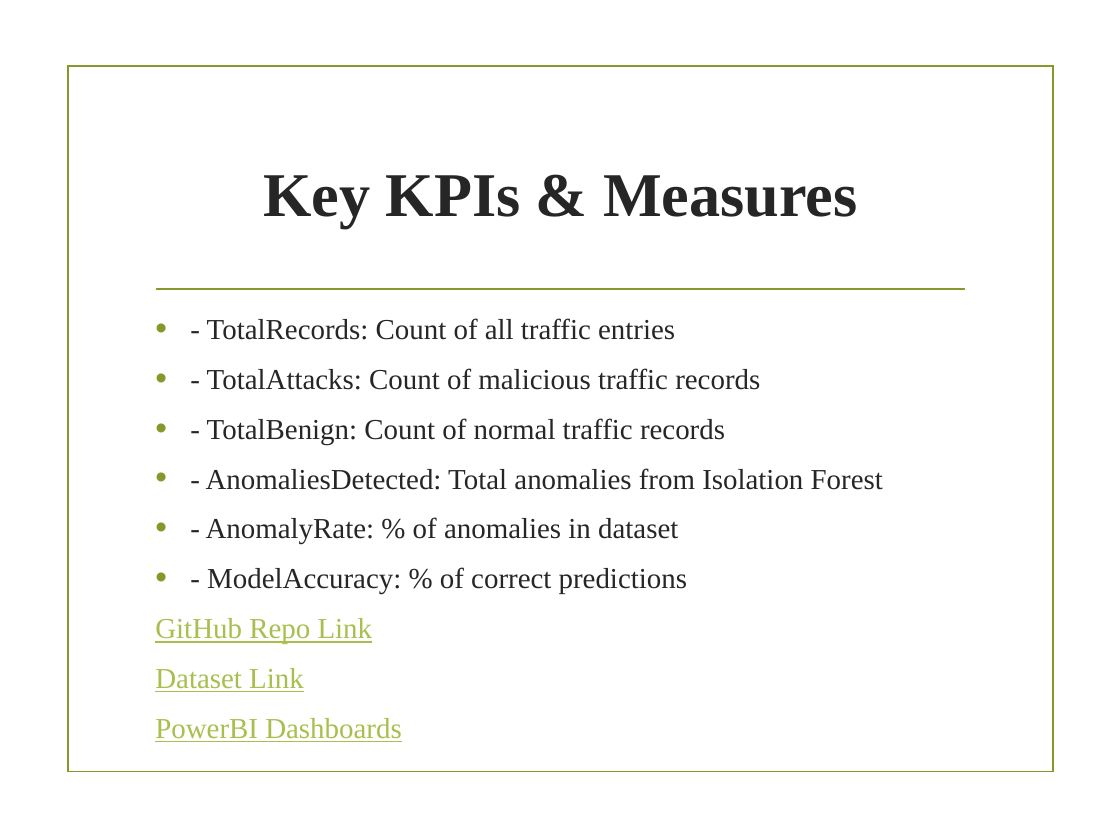
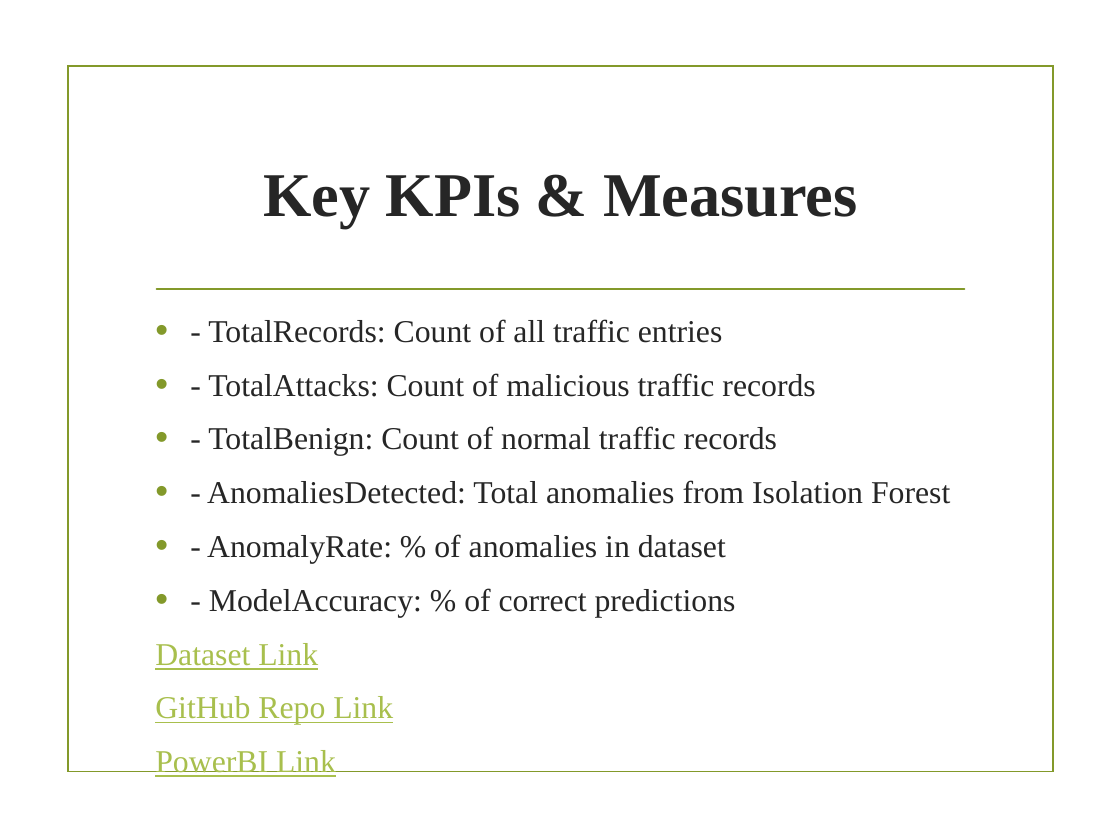
Before and after one commit to Serge731/CyberSecurityBigDataAnalytics, a slide deck: slide 9 of Cybersecurity_Capstone_Presentation.pptx. Drawn at 1120x840 pixels with LibreOffice and Linux fonts; fonts in the diff are those of the drawing; background and template pictures are left out. Boxes give left, top, right and bottom in pixels: in the first picture for what was removed or moved away, otherwise in the second. Text is boxed around its words. In the diff, an @@ line names an element or a change of style, - is before the commit and + after.

```diff
--- a/Cybersecurity_Capstone_Presentation.pptx
+++ b/Cybersecurity_Capstone_Presentation.pptx
@@ text at <box>155,319,950,725</box>: size 18.6 to 20.4 pt @@
@@ text at <box>155,643,318,670</box>: paragraph added @@
+Dataset Link
@@ text at <box>155,750,336,777</box>: text changed; size 18.6 to 20.4 pt @@
-Dataset Link
-PowerBI Dashboards
+PowerBI Link
```
Also in this commit, not shown: 9 other slides changed, 2 slides added, 2 slides removed.
